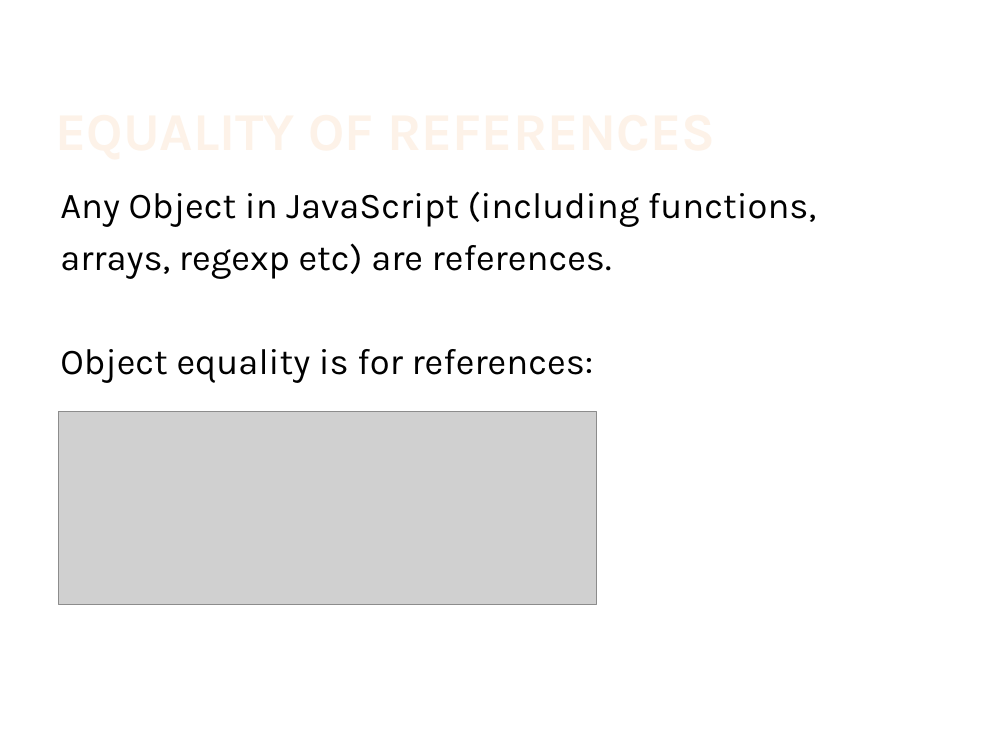
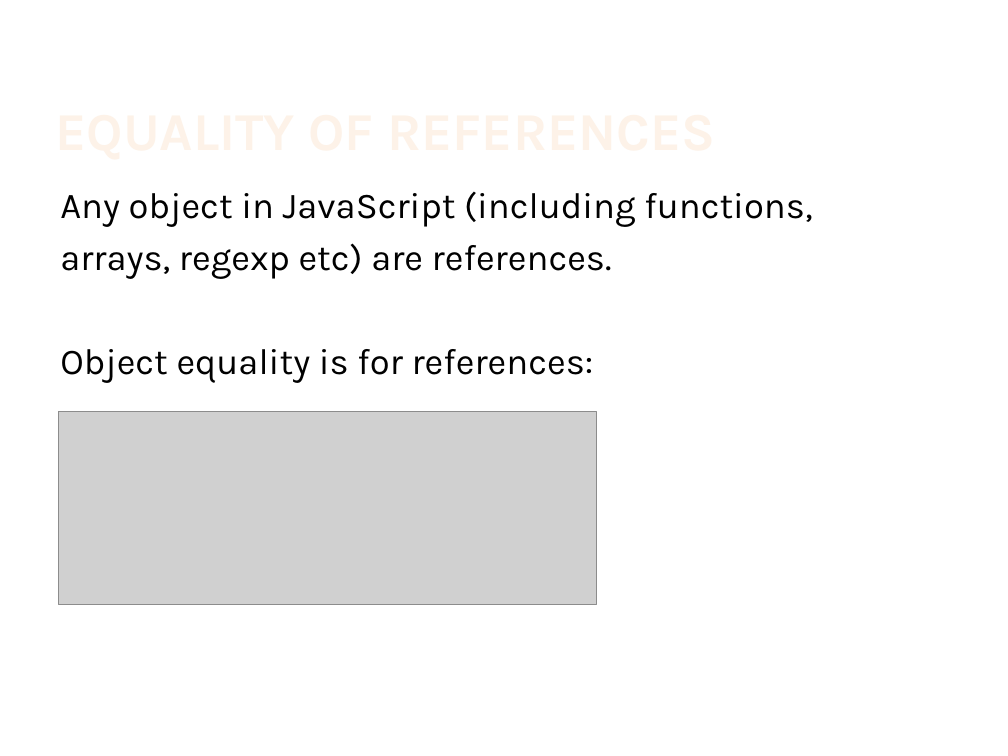
Before and after one commit to IsraelZablianov/TypeScript-Course, a slide deck: slide 8 of Advanced Es6 & TypeScript.pptx (slide 7 before the commit). Drawn at 1008x756 pixels with LibreOffice and Linux fonts; fonts in the diff are those of the drawing; grey boxes stand for pictures; background and template pictures are left out. Boxes give left, top, right and bottom in pixels: in the first picture for what was removed or moved away, otherwise in the second. Text is boxed around its words. In the diff, an @@ line names an element or a change of style, - is before the commit and + after.

Commit message:
updating equality section

```diff
--- a/Advanced Es6 & TypeScript.pptx
+++ b/Advanced Es6 & TypeScript.pptx
@@ text at <box>60,192,812,227</box>: text changed @@
-Any Object in JavaScript (including functions,
+Any object in JavaScript (including functions,
```
Also in this commit, not shown: 13 other slides changed, 3 slides added.
